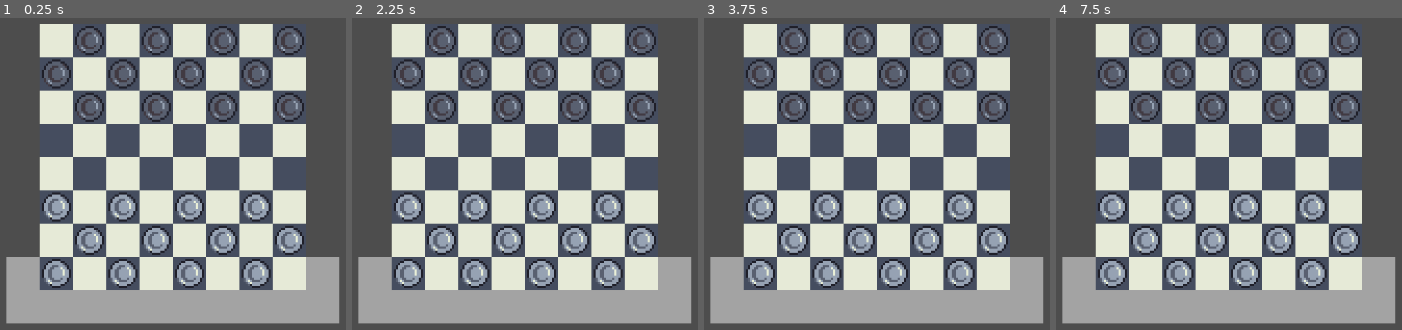
Above: before the commit, frames 1-4 (left to right).
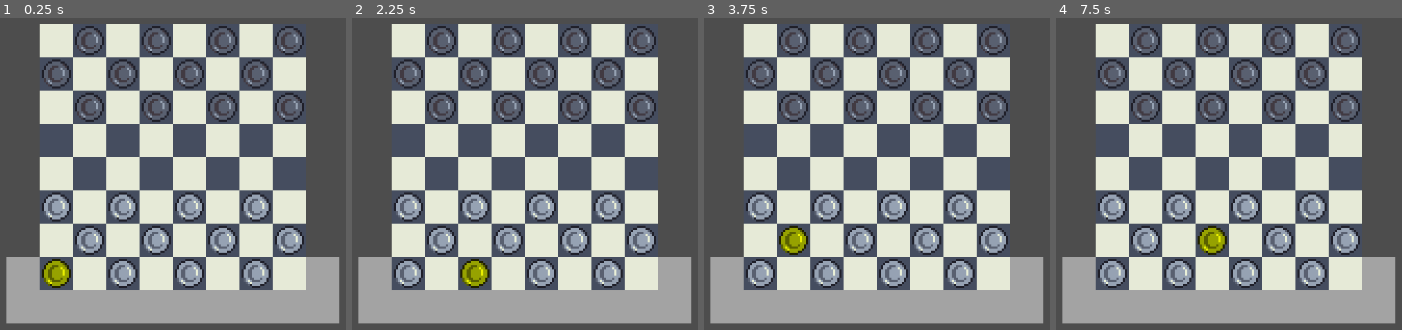
Above: after the commit, the same moments.

Repository: NotEuanB/IMY300
Game: Godot game, scene res://Scenes/main.tscn
Same seed, same stepped clock (60 frames per second), same inputs: the game is played once before the commit and once after it.
Inputs (mouse positions are in pixels of both pictures, inside the frame that each line leads up to):
- Up to frame 1 (0.25 s): no input
- Up to frame 2 (2.25 s): tap Enter at 0.5, 0.6, 1.55, 2, 2.1 s; move the mouse to (outside the picture) at 0.52 s; hold Right 0.53-1.28 s; click (outside the picture) at 0.67 s; tap Space at 0.77, 0.8, 1.07, 1.25, 1.35, 1.52, 1.82 s; move the mouse to (383, 161) at 1.27 s; hold Down 1.28-2.03 s; click (383, 161) at 1.42 s; move the mouse to (621, 42) at 2.02 s; hold Right from 2.03 s (still down); click (621, 42) at 2.17 s
- Up to frame 3 (3.75 s): tap Space at 2.3, 2.75, 3.02, 3.32, 3.6 s; move the mouse to (852, 230) at 2.77 s; release Right at 2.78 s; hold Up 2.78-3.53 s; tap Enter at 2.85, 3.5 s; click (852, 230) at 2.92 s; move the mouse to (outside the picture) at 3.52 s; hold Left from 3.53 s (still down); click (outside the picture) at 3.67 s
- Up to frame 4 (7.5 s): tap Space at 3.77, 4.07, 4.25, 4.52, 4.82, 5.3, 5.85, 6.02, 6.32, 6.77, 6.8, 7.07 s; move the mouse to (outside the picture) at 4.27 s; tap Enter at 4.35, 5.1, 6.05, 6.6, 7.35 s; click (outside the picture) at 4.42 s; move the mouse to (1284, 139) at 5.02 s; release Left at 5.03 s; hold Down 5.03-5.78 s; click (1284, 139) at 5.17 s; move the mouse to (1125, 27) at 5.77 s; hold Right 5.78-6.53 s; click (1125, 27) at 5.92 s; move the mouse to (outside the picture) at 6.52 s; hold Up 6.53-7.28 s; click (outside the picture) at 6.67 s; move the mouse to (1087, 161) at 7.27 s; hold Right from 7.28 s (still down); click (1087, 161) at 7.42 s

The runs differ from the first frame. In frame 1, 0.6% of the frame differs, in the area x 12-21%, y 77-87%; in frame 2, 0.6%; in frame 3, 0.6%; in frame 4, 0.6%.

Commit message:
Keyboard works kinda maybe no

Diff:
--- a/IMY300_BoardGame/checkers.gd
+++ b/IMY300_BoardGame/checkers.gd
@@ -18,7 +18,7 @@
 @onready var turn: Sprite2D = $Turn
 @onready var turn_label: Label = $"../Label"
 
-#Variables
+# Variables
 # -1 = black piece
 # 0 = empty
 # 1 = white piece
@@ -28,6 +28,7 @@
 var state : bool = false
 var moves = []
 var selected_piece : Vector2
+var selected_square : Vector2 = Vector2(0, 0)  # New variable to track the selected square
 
 func _ready() -> void:
 	board.append([1, 0, 1, 0, 1, 0, 1, 0])
@@ -42,7 +43,7 @@
 	display_board()
 
 func _input(event):
-	if event is InputEventMouseButton && event.pressed:
+	if event is InputEventMouseButton and event.pressed:
 		if event.button_index == MOUSE_BUTTON_LEFT:
 			if is_mouse_out(): return
 			var var1 = snapped(get_global_mouse_position().x, 0) / CELL_WIDTH
@@ -52,6 +53,25 @@
 				show_options()
 				state = true
 			elif state: set_move(var2, var1)
+	elif event is InputEventKey:
+		if event.pressed:
+			match event.keycode:
+				KEY_UP:
+					selected_square.x = min(selected_square.x + 1, BOARD_SIZE - 1)
+				KEY_DOWN:
+					selected_square.x = max(selected_square.x - 1, 0)
+				KEY_LEFT:
+					selected_square.y = max(selected_square.y - 1, 0)
+				KEY_RIGHT:
+					selected_square.y = min(selected_square.y + 1, BOARD_SIZE - 1)
+				KEY_ENTER, KEY_SPACE:
+					if !state and (white && board[selected_square.x][selected_square.y] > 0 || !white and board[selected_square.x][selected_square.y] < 0):
+						selected_piece = Vector2(selected_square.x, selected_square.y)
+						show_options()
+						state = true
+					elif state:
+						set_move(selected_square.x, selected_square.y)
+			update_selected_square()
 
 func is_mouse_out():
 	if get_global_mouse_position().x < 0 || get_global_mouse_position().x > 144 || get_global_mouse_position().y > 0 || get_global_mouse_position().y < -144: return true
@@ -85,6 +105,8 @@
 		turn.texture = BLACK_TURN
 		turn.scale.y = -1
 		turn.global_position = Vector2(BOARD_SIZE * CELL_WIDTH / 2, -128)  # Near Black side
+
+	update_selected_square()
 
 func show_options():
 	moves = get_moves()
@@ -201,7 +223,6 @@
 
 	return _moves
 
-
 func is_valid_position(pos : Vector2):
 	if pos.x >= 0 && pos.x < BOARD_SIZE && pos.y >= 0 && pos.y < BOARD_SIZE: return true
 	return false
@@ -213,3 +234,10 @@
 func is_enemy(pos : Vector2):
 	if white && board[pos.x][pos.y] < 0 || !white && board[pos.x][pos.y] > 0: return true
 	return false
+
+func update_selected_square():
+	# Highlight the selected square
+	for child in pieces.get_children():
+		child.modulate = Color(1, 1, 1, 1)  # Reset color
+	var selected_child = pieces.get_child(selected_square.x * BOARD_SIZE + selected_square.y)
+	selected_child.modulate = Color(1, 1, 0, 1)  # Highlight color
--- a/IMY300_BoardGame/project.godot
+++ b/IMY300_BoardGame/project.godot
@@ -15,6 +15,29 @@
 config/features=PackedStringArray("4.3", "Mobile")
 config/icon="res://icon.svg"
 
+[input]
+
+KEY_LEFT={
+"deadzone": 0.5,
+"events": [Object(InputEventKey,"resource_local_to_scene":false,"resource_name":"","device":-1,"window_id":0,"alt_pressed":false,"shift_pressed":false,"ctrl_pressed":false,"meta_pressed":false,"pressed":false,"keycode":0,"physical_keycode":4194319,"key_label":0,"unicode":0,"location":0,"echo":false,"script":null)
+]
+}
+KEY_RIGHT={
+"deadzone": 0.5,
+"events": [Object(InputEventKey,"resource_local_to_scene":false,"resource_name":"","device":-1,"window_id":0,"alt_pressed":false,"shift_pressed":false,"ctrl_pressed":false,"meta_pressed":false,"pressed":false,"keycode":0,"physical_keycode":4194321,"key_label":0,"unicode":0,"location":0,"echo":false,"script":null)
+]
+}
+KEY_DOWN={
+"deadzone": 0.5,
+"events": [Object(InputEventKey,"resource_local_to_scene":false,"resource_name":"","device":-1,"window_id":0,"alt_pressed":false,"shift_pressed":false,"ctrl_pressed":false,"meta_pressed":false,"pressed":false,"keycode":0,"physical_keycode":4194322,"key_label":0,"unicode":0,"location":0,"echo":false,"script":null)
+]
+}
+KEY_UP={
+"deadzone": 0.5,
+"events": [Object(InputEventKey,"resource_local_to_scene":false,"resource_name":"","device":-1,"window_id":0,"alt_pressed":false,"shift_pressed":false,"ctrl_pressed":false,"meta_pressed":false,"pressed":false,"keycode":0,"physical_keycode":4194320,"key_label":0,"unicode":0,"location":0,"echo":false,"script":null)
+]
+}
+
 [rendering]
 
 textures/canvas_textures/default_texture_filter=0
